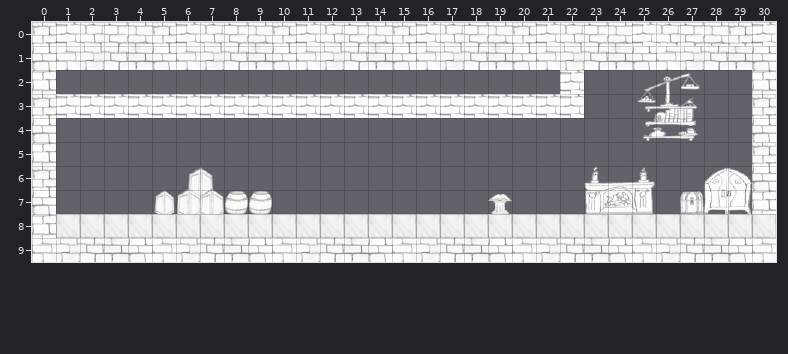
Two versions of a level (Tiled map (JSON), platformer/assets/tilemaps/shop.json). Above: the version before the commit.
Cells are 32x32 px. Shown: x 0..30, y 0..9.
After:
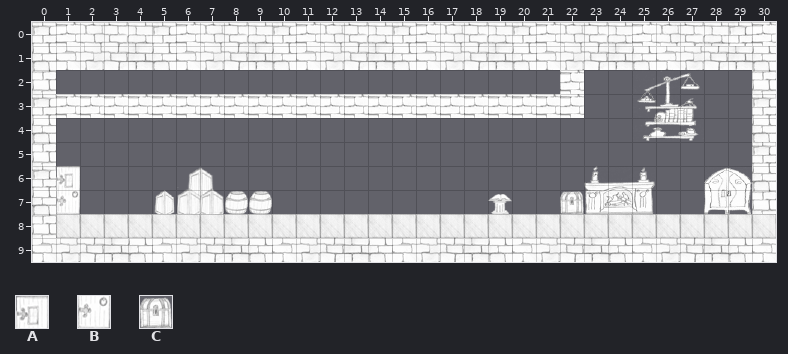
Key: from "tile-set-rouge": A 356, B 390, C 521.
_ is an empty cell.
From old to new:
Layer "Ground":
y 6: x 1 _ -> A
y 7: x 1 _ -> B; x 22 _ -> C; x 27 C -> _
